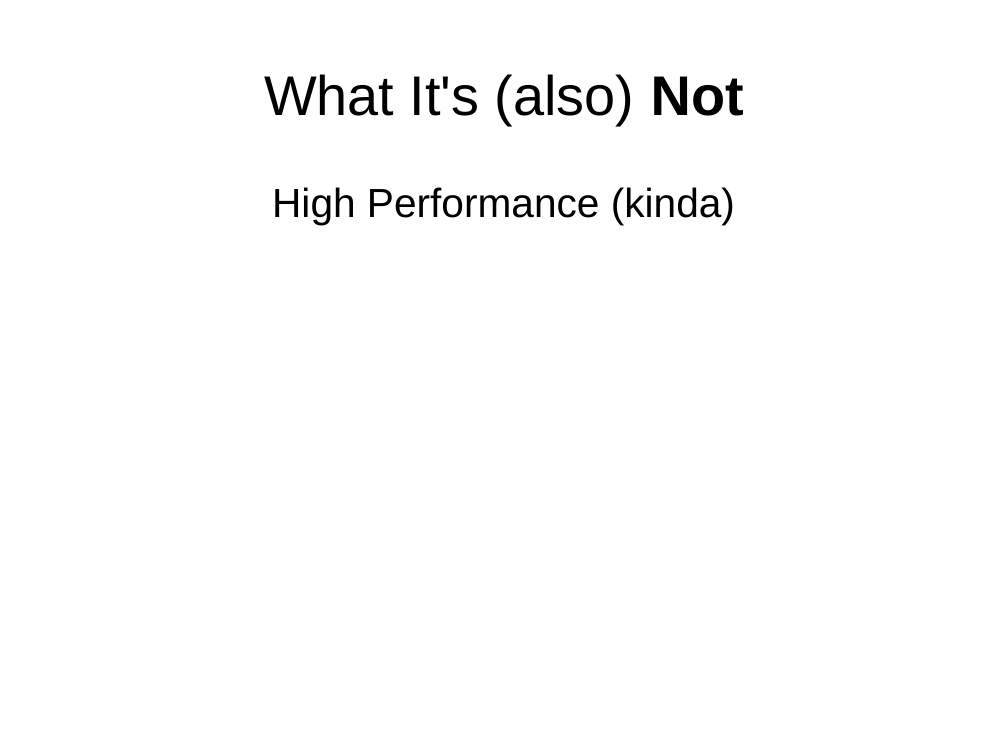
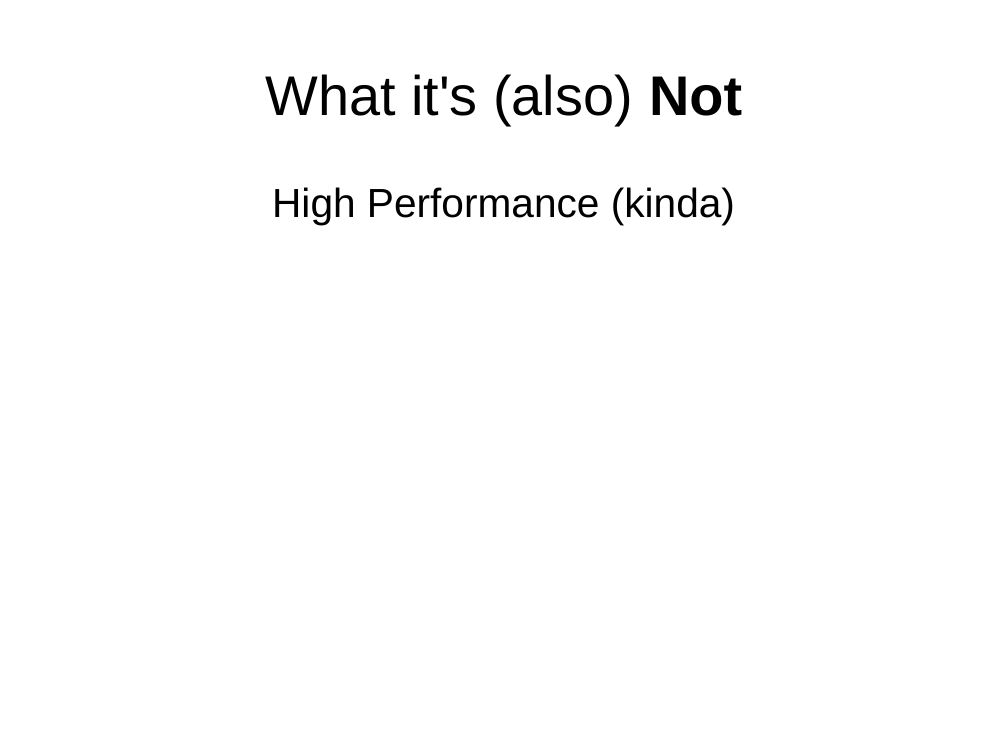
Before and after one commit to bernardd/conference-talks, a slide deck: slide 7 of Erlang Intro.odp. Drawn at 1008x756 pixels with LibreOffice and Linux fonts; fonts in the diff are those of the drawing. Boxes give left, top, right and bottom in pixels: in the first picture for what was removed or moved away, otherwise in the second. Text is boxed around its words. In the diff, an @@ line names an element or a change of style, - is before the commit and + after.

```diff
--- a/Erlang Intro.odp
+++ b/Erlang Intro.odp
@@ title at bbox=[266, 74, 742, 125]: text changed @@
-What It's (also) Not
+What it's (also) Not
```
Also in this commit, not shown: 9 other slides changed, 3 slides added.
